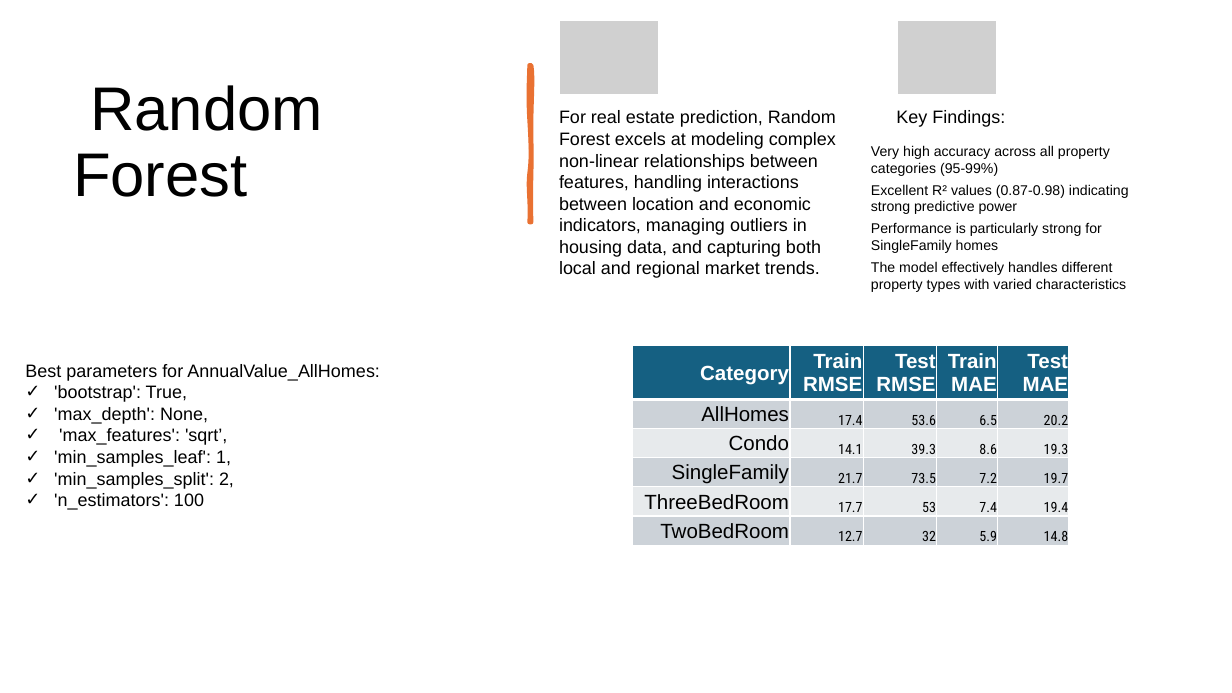
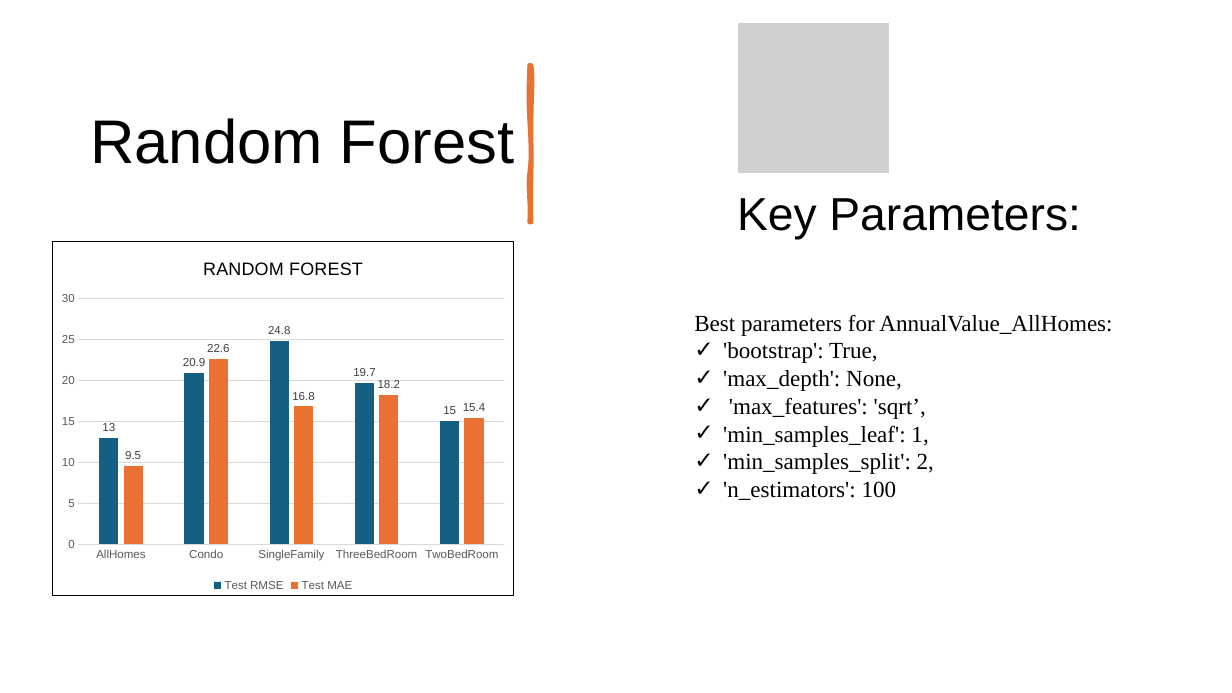
Before and after one commit to KavyaGurram2000/DS_2025_TeamE, a slide deck: slide 20 of Presentation_slides/Predicting Housing Market Trends_final.pptx (slide 18 before the commit). Drawn at 1232x693 pixels with LibreOffice and Linux fonts; fonts in the diff are those of the drawing; grey boxes stand for pictures. Boxes give left, top, right and bottom in pixels: in the first picture for what was removed or moved away, otherwise in the second. Text is boxed around its words. In the diff, an @@ line names an element or a change of style, - is before the commit and + after.

```diff
--- a/Presentation_slides/Predicting Housing Market Trends_final.pptx
+++ b/Presentation_slides/Predicting Housing Market Trends_final.pptx
@@ picture: place and size @@
-picture at box(559, 19, 660, 95)
+picture at box(738, 21, 890, 174)
@@ picture removed at box(897, 19, 997, 95) @@
@@ title "Random Forest" rewrapped from box(73, 85, 323, 197) to box(90, 118, 514, 164) @@
@@ text removed at box(559, 110, 836, 278) @@
-For real estate prediction, Random Forest excels at modeling complex non-linear relationships between features, handling interactions between location and economic indicators, managing outliers in housing data, and capturing both local and regional market trends.
@@ text removed at box(871, 145, 1129, 292) @@
-Very high accuracy across all property categories (95-99%)
-Excellent R² values (0.87-0.98) indicating strong predictive power
-Performance is particularly strong for SingleFamily homes
-The model effectively handles different property types with varied characteristics
@@ text at box(737, 198, 1080, 240): text changed; size 14 to 36 pt @@
-Key Findings:
+Key Parameters:
@@ column chart added at box(52, 241, 514, 596) @@
+title "RANDOM FOREST "
+categories: AllHomes, Condo, SingleFamily, ThreeBedRoom, TwoBedRoom
+Test RMSE: 13, 20.9, 24.8, 19.7, 15
+Test MAE: 9.5, 22.6, 16.8, 18.2, 15.4
@@ text "Best parameters for AnnualValue_AllHomes:": place and size @@
-text "Best parameters for AnnualValue_AllHomes:" at box(25, 364, 380, 510)
+text "Best parameters for AnnualValue_AllHomes:" at box(694, 314, 1112, 500)
@@ text "Best parameters for AnnualValue_AllHomes:" at box(694, 314, 1112, 500): size 14 to 18 pt, font Arial to Times New Roman @@
@@ table removed at box(632, 346, 1068, 550), 6 rows, 5 columns @@
-Category | Train RMSE | Test RMSE | Train MAE | Test MAE
-AllHomes | 17.4 | 53.6 | 6.5 | 20.2
-Condo | 14.1 | 39.3 | 8.6 | 19.3
-SingleFamily | 21.7 | 73.5 | 7.2 | 19.7
-ThreeBedRoom | 17.7 | 53 | 7.4 | 19.4
-TwoBedRoom | 12.7 | 32 | 5.9 | 14.8
```
Also in this commit, not shown: 11 other slides changed, 10 slides added, 5 slides removed.
